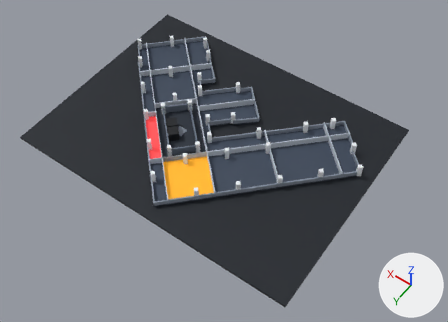
Two versions of the glTF model web/public/ar/sf-3722080-f22.glb, one commit apart.
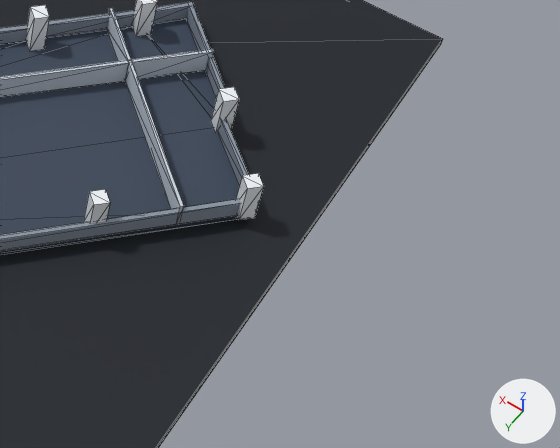
The first picture shows the older version from a 50 mm lens placed at (-0.549, 0.735, 1.072), pointed at (-0.034, 0.015, -0.06). The close-ups show the older and then the newer version on the part from 66% to 98% of the width and 37% to 73% of the height of that picture. Only the edits that show in the close-ups are written down. Arrows for +X, +Y and +Z are at lower right; the lights stay in place. The close-ups show mesh edges as thin lines. Where no turn or scale is listed for an object, it has been applied to the vertices.

Names of what the first close-up shows: 'Column 0', 'Column 1', 'Column 2', 'Column 3', 'Facade 4', 'Facade 40', 'Facade 7', 'Floor 22 slab', 'Ground plate', 'Partition 14', 'Partition 4', 'Partition 5' and 5 more.
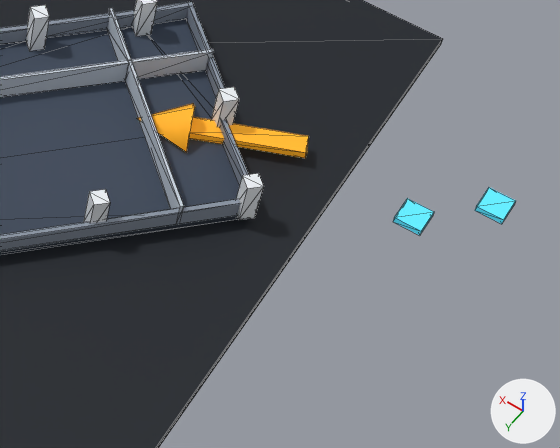
Edits to the bpy script that builds the scene:
```text
Add mat_material_12:
    mat_material_12 = principled_material('Material_12')
    mat_material_12.base_color = (0.112, 0.753, 1.0)  # cyan #5ee1ff
    mat_material_12.metallic = 0.05
    mat_material_12.roughness = 0.7
    mat_material_12.emission_color = (0.011, 0.144, 0.195)  # dark cyan #1b6a7a
    mat_material_12.emission_strength = 1.0
Add me_mesh_13:
    me_mesh_13.from_pydata([(0.0138, 0.0059, 0.0), (-0.0068, -0.0224, 0.0), (-0.0138, -0.0059, -0.018), (-0.0208, 0.0107, 0.0), (-0.0138, -0.0059, 0.018), (-0.0068, -0.0224, 0.0), (-0.0138, -0.0059, 0.0)], [], [(1, 2, 0), (2, 3, 0), (3, 4, 0), (4, 5, 0), (2, 1, 6), (3, 2, 6), (4, 3, 6), (5, 4, 6)])
    me_mesh_13.materials.append(mat_material_9)  # orange #ffb020, glowing brown #7a4f08
Add me_mesh_12:
    me_mesh_12.from_pydata([(0.0346, 0.0082, 0.0025), (0.0299, 0.0192, 0.0025), (0.0346, 0.0082, -0.0025), (0.0299, 0.0192, -0.0025), (-0.0346, -0.0082, 0.0025), (-0.0299, -0.0192, 0.0025), (-0.0346, -0.0082, -0.0025), (-0.0299, -0.0192, -0.0025)], [], [(0, 2, 1), (2, 3, 1), (4, 6, 5), (6, 7, 5), (4, 5, 1), (5, 0, 1), (7, 6, 2), (6, 3, 2), (5, 7, 0), (7, 2, 0), (1, 3, 4), (3, 6, 4)])
    me_mesh_12.materials.append(mat_material_9)  # orange #ffb020, glowing brown #7a4f08
Add me_mesh_11:
    me_mesh_11.from_pydata(...)  # a box spanning x -0.5..0.5, y -0.5..0.5, z -0.5..0.5
    me_mesh_11.materials.append(mat_material_12)  # cyan #5ee1ff, glowing dark cyan #1b6a7a
Add ob_mesh_13:
    ob_mesh_13 = bpy.data.objects.new('Mesh_13', me_mesh_13)
    ob_mesh_13.location = (-0.253, -0.1074, 0.009)
Add ob_mesh_12:
    ob_mesh_12 = bpy.data.objects.new('Mesh_12', me_mesh_12)
    ob_mesh_12.location = (-0.2944, -0.125, 0.009)
Add ob_mesh_11_002:
    ob_mesh_11_002 = bpy.data.objects.new('Mesh_11.002', me_mesh_11)
    ob_mesh_11_002.parent = ob_firesight_140_new_montgomery_st_floor_22
    ob_mesh_11_002.location = (-41.9, -3.4, 0.8)
    ob_mesh_11_002.scale = (1.6, 1.6, 0.4)
Add ob_mesh_11_001:
    ob_mesh_11_001 = bpy.data.objects.new('Mesh_11.001', me_mesh_11)
    ob_mesh_11_001.parent = ob_firesight_140_new_montgomery_st_floor_22
    ob_mesh_11_001.location = (-45.2, -6.7, 0.8)
    ob_mesh_11_001.scale = (1.6, 1.6, 0.4)
```

Where the change shows, as pixel boxes (x1, y1, x2, y2) in the close-ups (560 x 448 px):
'Mesh_12', added: after (189, 117, 308, 158)
'Mesh_13', added: after (137, 103, 195, 152)
'Mesh_11.002', added: after (393, 198, 434, 235)
'Mesh_11.001', added: after (475, 187, 516, 224)
